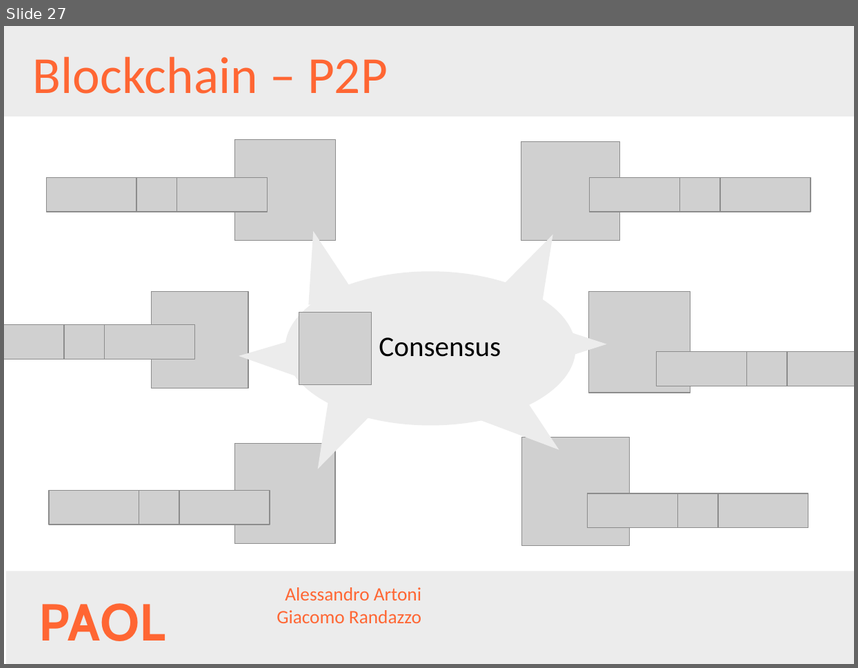
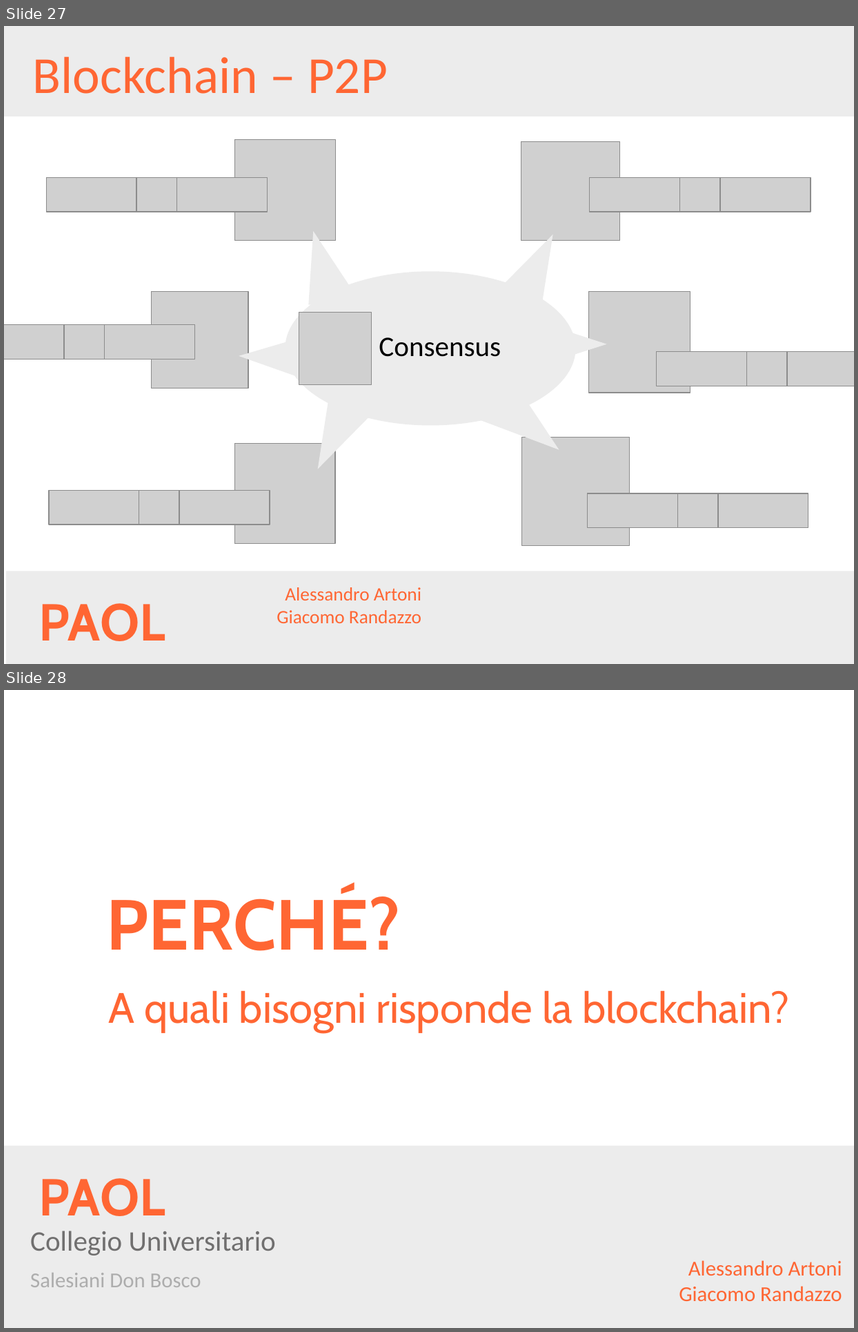
Before and after one commit to AlessandroArtoni/blockchainAndCriptocurrencies, a slide deck: Presentazione.pptx. Shown one above the other, each under a label of ours: slide 27 before the commit, slides 27 and 28 after it. The pictures are 858x668 and 858x1332 pixels, drawn with LibreOffice and Linux fonts; fonts in the diff are those of the drawing; grey boxes stand for pictures; background and template pictures are left out. Boxes give left, top, right and bottom in pixels: in the first picture for what was removed or moved away, otherwise in the second. Text is boxed around its words. In the diff, an @@ line names an element or a change of style, - is before the commit and + after.

Commit message:
aggiungi presentazione importanza blockchain

```diff
--- a/Presentazione.pptx
+++ b/Presentazione.pptx
@@ slide 28 added at <box>4,690,854,1328</box>, background #FFFFFF @@
@@ title added at <box>107,890,401,951</box>, 60 pt, text #FF6633, bold @@
+PERCHÉ?
@@ text added at <box>109,990,789,1032</box>, 36 pt, text #FF6633 @@
+A quali bisogni risponde la blockchain?
@@ rectangle added at <box>4,1145,854,1328</box>, fill #ECECEC @@
@@ text added at <box>39,1178,165,1216</box>, 44 pt, text #FF6633, bold @@
+PAOL
@@ text added at <box>30,1230,276,1255</box>, 24 pt, text #706F6F @@
+Collegio Universitario
@@ text added at <box>679,1260,842,1301</box>, 18 pt, text #FF6633 @@
+Alessandro Artoni
+Giacomo Randazzo
@@ text added at <box>30,1272,201,1287</box>, 18 pt, text #ADADAD @@
+Salesiani Don Bosco
```
Also in this commit, not shown: 8 other slides added, 20 other files.
